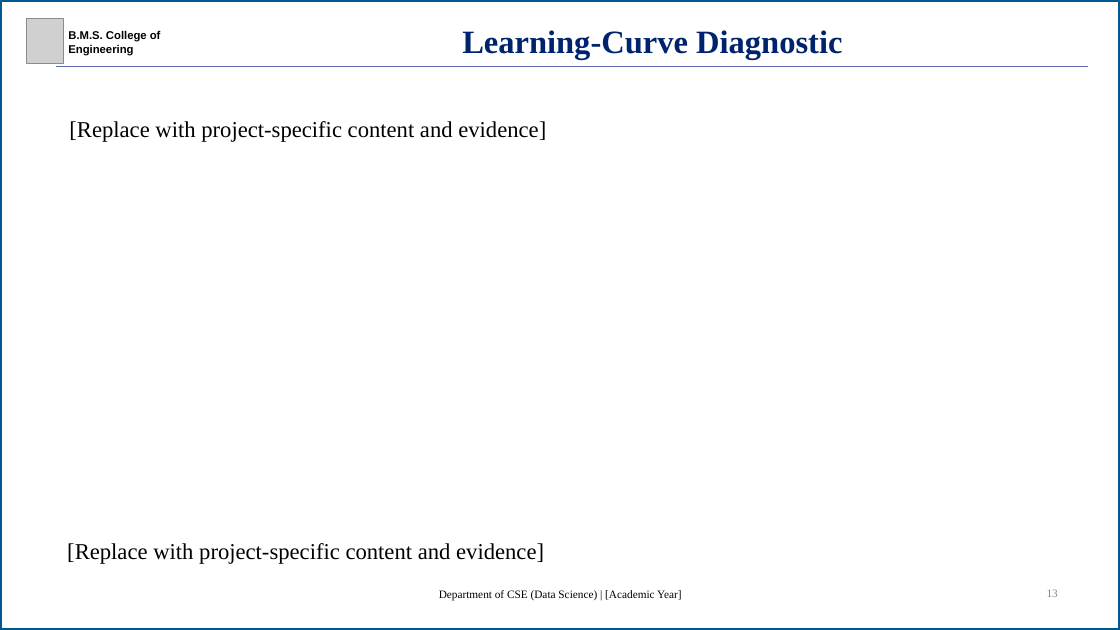
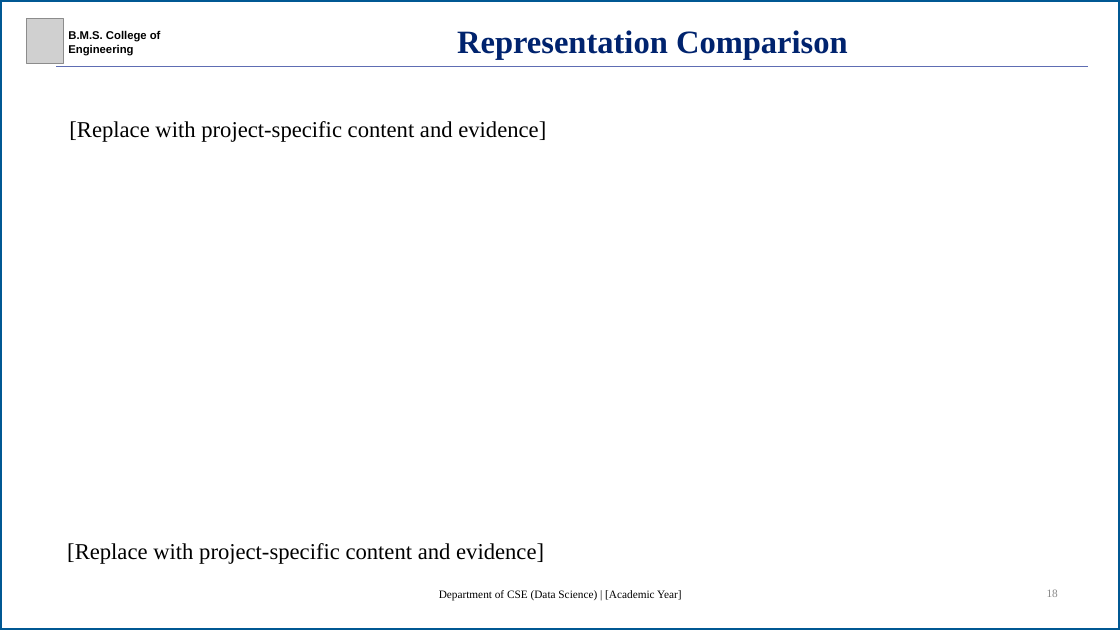
Before and after one commit to R-V-Abhishek/concrete-strength-de-svr, a slide deck: slide 18 of presentation/bmsce-presentation-template.pptx (slide 13 before the commit). Drawn at 1120x630 pixels with LibreOffice and Linux fonts; fonts in the diff are those of the drawing; grey boxes stand for pictures. Boxes give left, top, right and bottom in pixels: in the first picture for what was removed or moved away, otherwise in the second. Text is boxed around its words. In the diff, an @@ line names an element or a change of style, - is before the commit and + after.

```diff
--- a/presentation/bmsce-presentation-template.pptx
+++ b/presentation/bmsce-presentation-template.pptx
@@ text at bbox=[457, 30, 848, 59]: text changed @@
-Learning-Curve Diagnostic
+Representation Comparison
@@ text at bbox=[1047, 589, 1058, 597]: text changed @@
-13
+18
```
Also in this commit, not shown: 10 other slides changed, 6 slides added, 28 other files.
